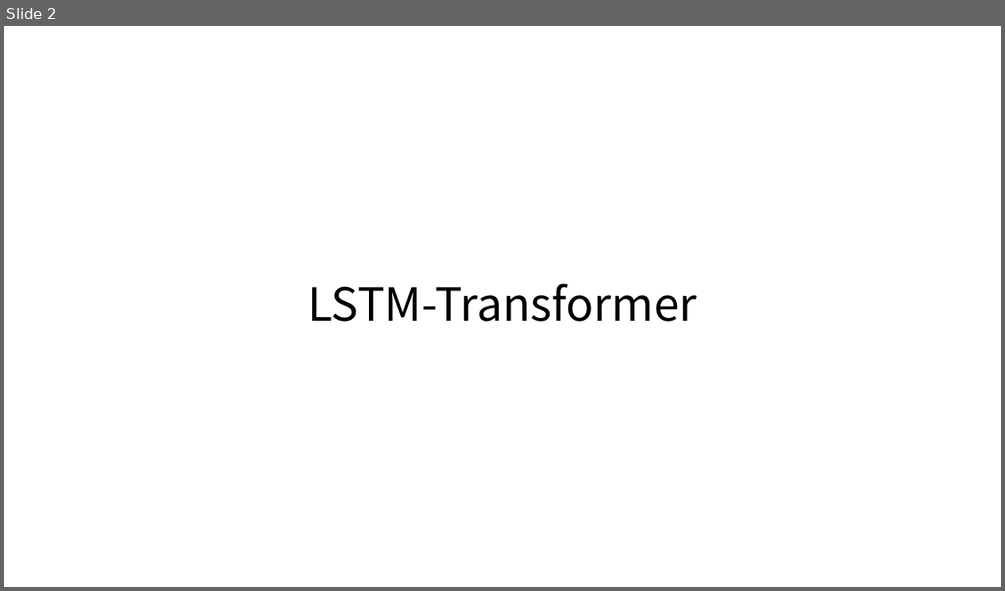
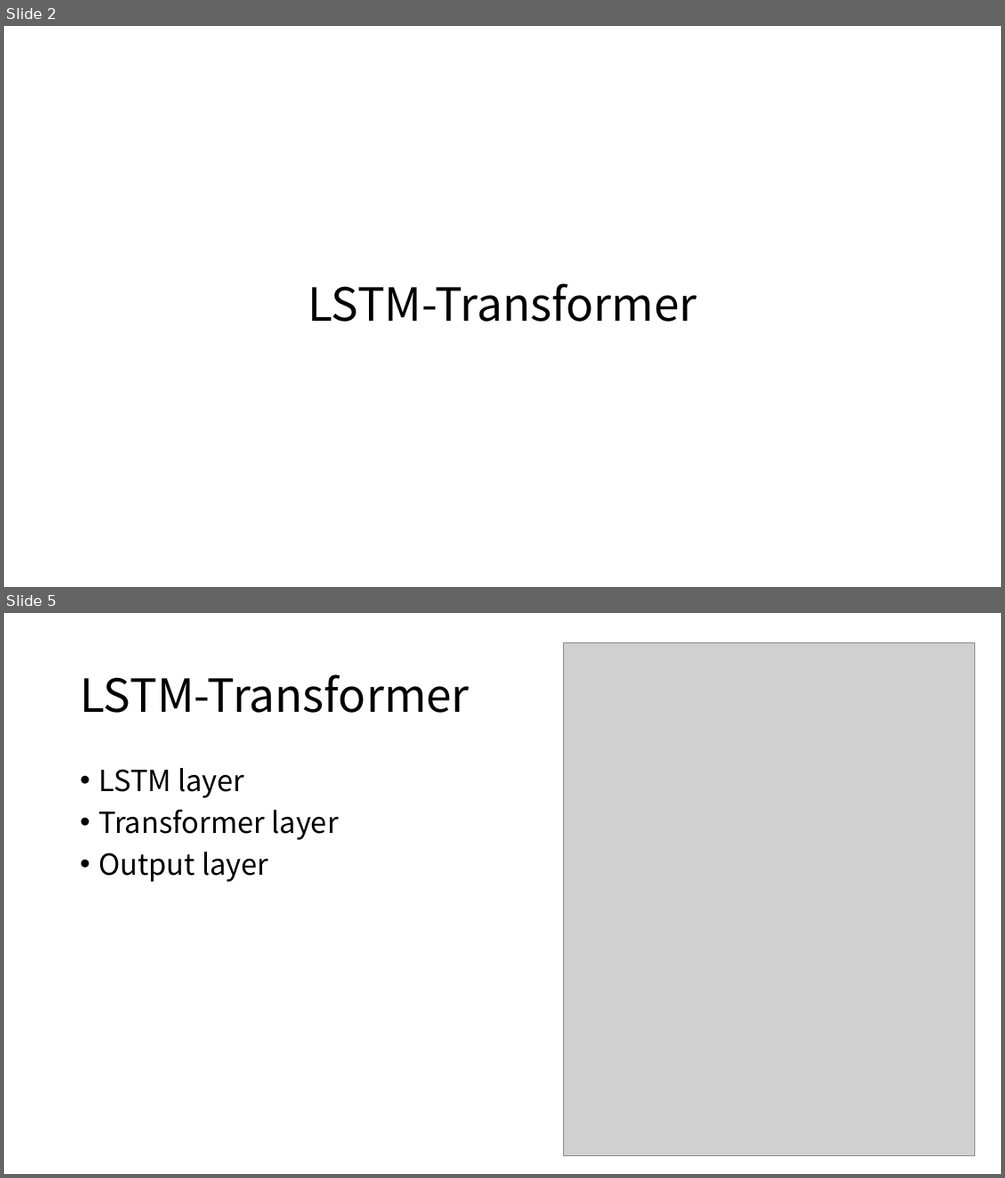
Before and after one commit to Noaplex/capstone, a slide deck: LSTM_Transformer_Parallel.pptx. Shown one above the other, each under a label of ours: slide 2 before the commit, slides 2 and 5 after it; the slides between them are not shown. The pictures are 1005x591 and 1005x1178 pixels, drawn with LibreOffice and Linux fonts; fonts in the diff are those of the drawing; grey boxes stand for pictures. Boxes give left, top, right and bottom in pixels: in the first picture for what was removed or moved away, otherwise in the second. Text is boxed around its words. In the diff, an @@ line names an element or a change of style, - is before the commit and + after.

```diff
--- a/LSTM_Transformer_Parallel.pptx
+++ b/LSTM_Transformer_Parallel.pptx
@@ slide 5 added at (x1=4, y1=613, x2=1001, y2=1174), background #FFFFFF @@
@@ picture added at (x1=563, y1=643, x2=975, y2=1155) @@
@@ title added at (x1=80, y1=674, x2=469, y2=713), 44 pt, text #000000 @@
+LSTM-Transformer
@@ text added at (x1=98, y1=768, x2=338, y2=882), 28 pt, text #000000 @@
+• LSTM layer
+• Transformer layer
+• Output layer
```
Also in this commit, not shown: 2 slides changed, 1 other slide added, 1 slide removed.
